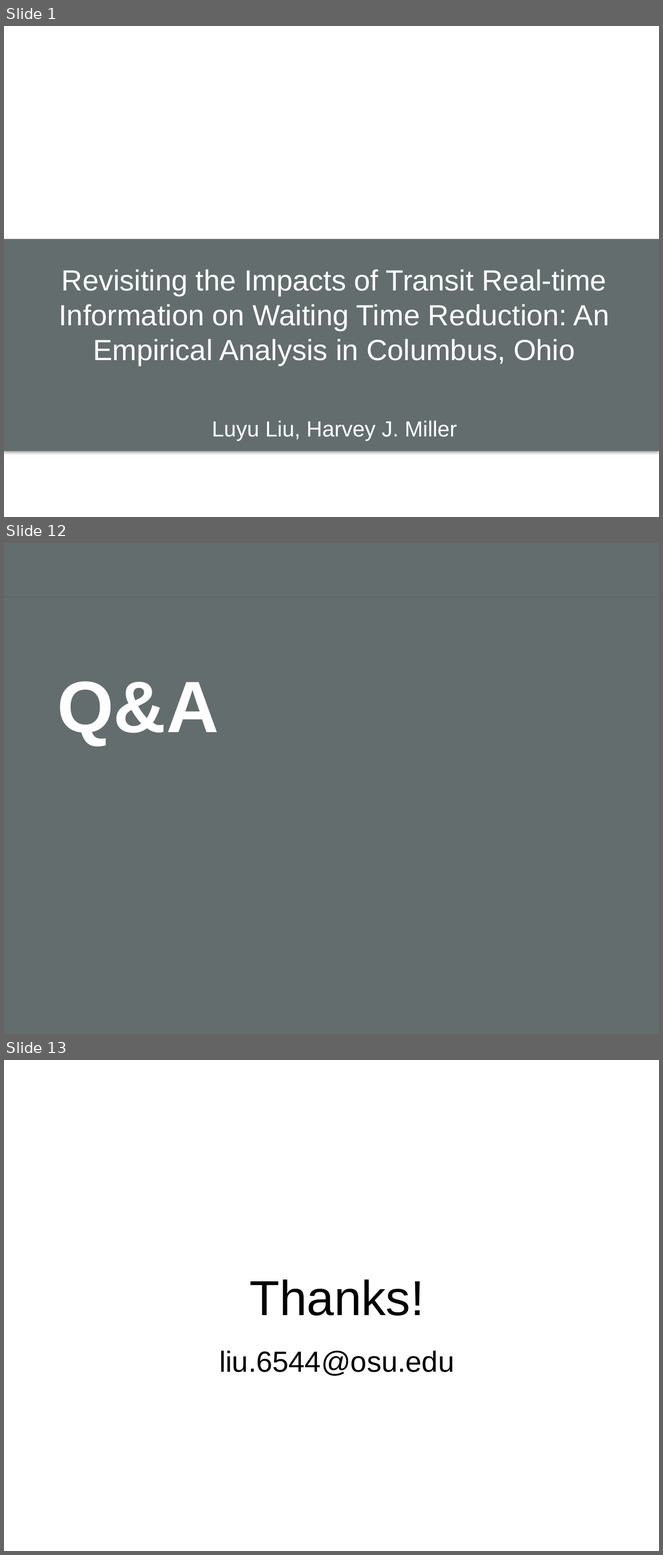
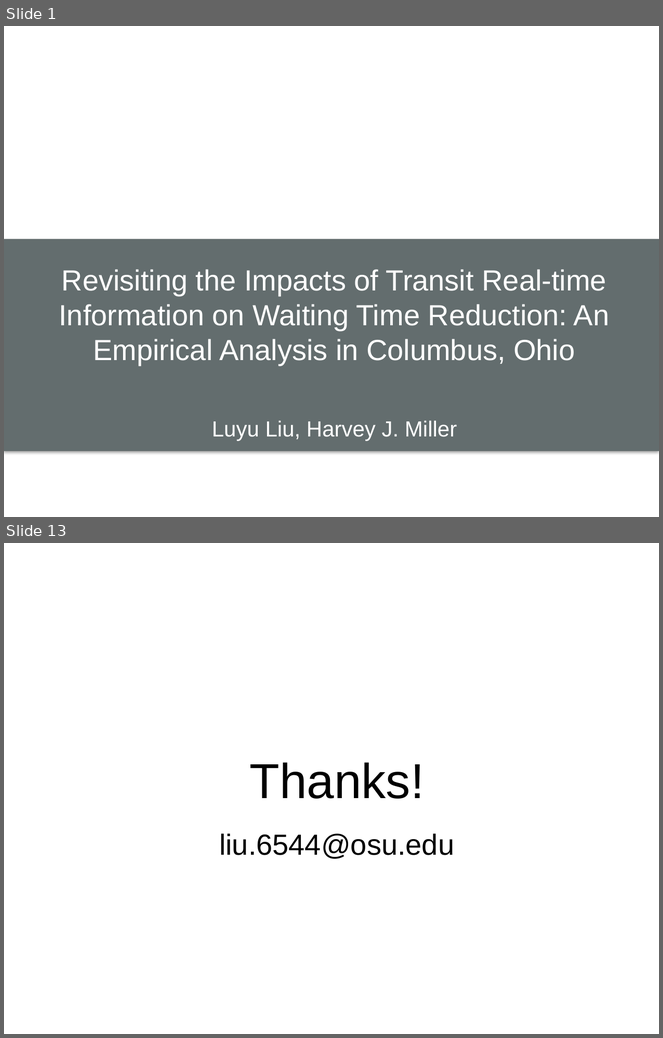
Before and after one commit to luyuliu/SmartTransit, a slide deck: document/AAG_presentation/presentation.pptx. Shown one above the other, each under a label of ours: slides 1, 12 and 13 before the commit, slides 1 and 13 after it; the slides between them are not shown. The pictures are 663x1555 and 663x1038 pixels, drawn with LibreOffice and Linux fonts; fonts in the diff are those of the drawing; background and template pictures are left out. Boxes give left, top, right and bottom in pixels: in the first picture for what was removed or moved away, otherwise in the second. Text is boxed around its words. In the diff, an @@ line names an element or a change of style, - is before the commit and + after.

```diff
--- a/document/AAG_presentation/presentation.pptx
+++ b/document/AAG_presentation/presentation.pptx
@@ slide 12 removed at bbox=[4, 543, 659, 1034], background #FFFFFF @@
@@ rectangle removed at bbox=[4, 543, 659, 609] @@
@@ rectangle removed at bbox=[4, 598, 659, 1034] @@
@@ text removed at bbox=[57, 681, 219, 745] @@
-Q&A
```
Also in this commit, not shown: 10 slides changed, 1 slide added, 1 other file.
